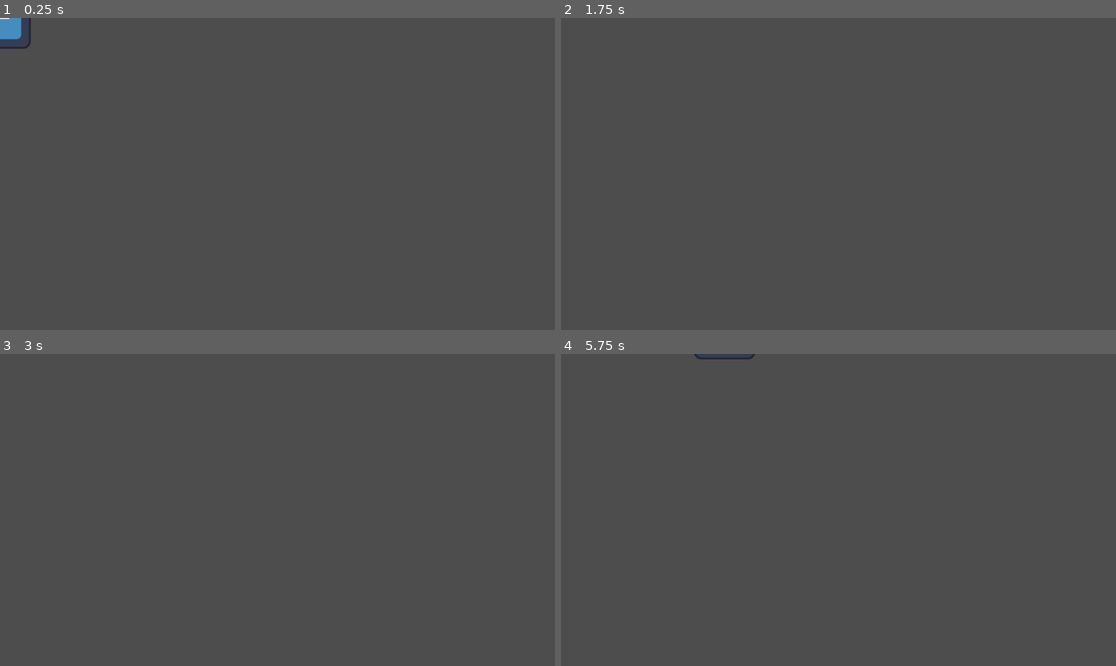
Above: before the commit, frames 1-4 (two rows, left to right).
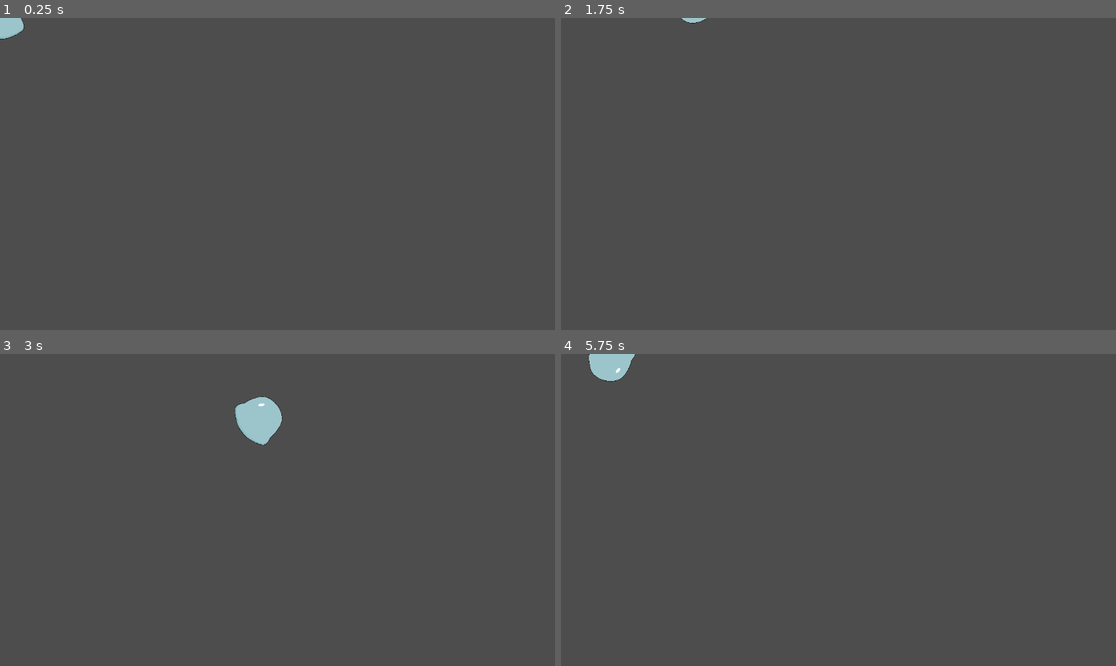
Above: after the commit, the same moments.

Repository: ToasterLightning/fireside-game-jam
Game: Godot game, scene res://player.tscn
Two runs of this game, one before a commit and one after it. Both use one fixed random seed, a clock stepped at 60 frames per second and the inputs below. The project has no main scene, so this scene is started directly. The engine's default icon, where the game draws it, is replaced by a stand-in: a white triangle on a blue panel in a dark square.
Inputs:
- Up to frame 1 (0.25 s): no input
- Up to frame 2 (1.75 s): tap Enter at 0.5 s; hold Right (right) 0.53-1.28 s; hold S (down) from 1.28 s (still down)
- Up to frame 3 (3 s): release S (down) at 2.03 s; hold Right (right) 2.03-2.78 s; hold Up (up) from 2.78 s (still down)
- Up to frame 4 (5.75 s): release Up (up) at 3.53 s; hold Left (left) 3.53-5.03 s; tap Space at 4.25 s; tap Enter at 5 s; hold S (down) from 5.03 s (still down)

The runs differ from the first frame. In frame 1, 0.3% of the frame differs, in the area x 0-6%, y 0-10%; in frame 2, less than 0.1%; in frame 3, 1.0%, in the area x 42-51%, y 13-30%; in frame 4, 0.6%.
Error after the commit: Invalid assignment of property or key 'y' with value of type 'float' on a base object of type 'Transform2D'. (res://player.gd:28)

Commit message:
changed movement

Diff:
--- a/player.gd
+++ b/player.gd
@@ -2,25 +2,27 @@
 
 
 const SPEED = 300.0
-const TURN_RATE = 5.0
+const TURN_RATE = 3.0
 
 func _physics_process(delta: float) -> void:
 	#Get input direction
-	var mov_direction = 0
-	var turn_direction = 0
-
+	var direction = Vector2.ZERO
+	var moving = 0
 	if Input.is_action_pressed("right"):
-		if not Input.is_action_pressed("left"):
-			turn_direction = 1
-	elif Input.is_action_pressed("left"):
-		turn_direction = -1
-	elif Input.is_action_pressed("up"):
-		if not Input.is_action_pressed("down"):
-			mov_direction = 1
-	elif Input.is_action_pressed("down"):
-		mov_direction = -1
-
-
-	rotate(TURN_RATE * turn_direction * delta)
-	velocity = mov_direction * SPEED * Vector2(sin(rotation),-cos(rotation))
+		direction.x += 1
+		moving = 1
+	if Input.is_action_pressed("left"):
+		direction.x -= 1
+		moving = 1
+	if Input.is_action_pressed("up"):
+		direction.y -= 1
+		moving = 1
+	if Input.is_action_pressed("down"):
+		direction.y += 1
+		moving = 1
+	print(direction)
+	if moving:
+		rotation = lerp_angle(rotation, direction.angle() + PI/2, TURN_RATE*delta)
+	velocity = moving * SPEED * Vector2(sin(rotation),-cos(rotation))
 	move_and_slide()
+	transform.y = 1.5*moving
--- a/player.tscn
+++ b/player.tscn
@@ -1,15 +1,17 @@
 [gd_scene load_steps=4 format=3 uid="uid://bfccjgtldo7g5"]
 
-[ext_resource type="Texture2D" uid="uid://dy37jw8j7dd72" path="res://icon.svg" id="1_4flbx"]
 [ext_resource type="Script" uid="uid://o7qgsgx6v8s2" path="res://player.gd" id="1_onrkg"]
+[ext_resource type="Texture2D" uid="uid://bnux6bo1jncfb" path="res://Resources/slime.png" id="2_onrkg"]
 
 [sub_resource type="RectangleShape2D" id="RectangleShape2D_onrkg"]
 
 [node name="Player" type="CharacterBody2D"]
 script = ExtResource("1_onrkg")
+metadata/_edit_group_ = true
 
 [node name="CollisionShape2D" type="CollisionShape2D" parent="."]
 shape = SubResource("RectangleShape2D_onrkg")
 
 [node name="Sprite2D" type="Sprite2D" parent="."]
-texture = ExtResource("1_4flbx")
+scale = Vector2(0.125, 0.125)
+texture = ExtResource("2_onrkg")
Not shown: 1 places in tile_map_layer.tscn that only renumber resources
